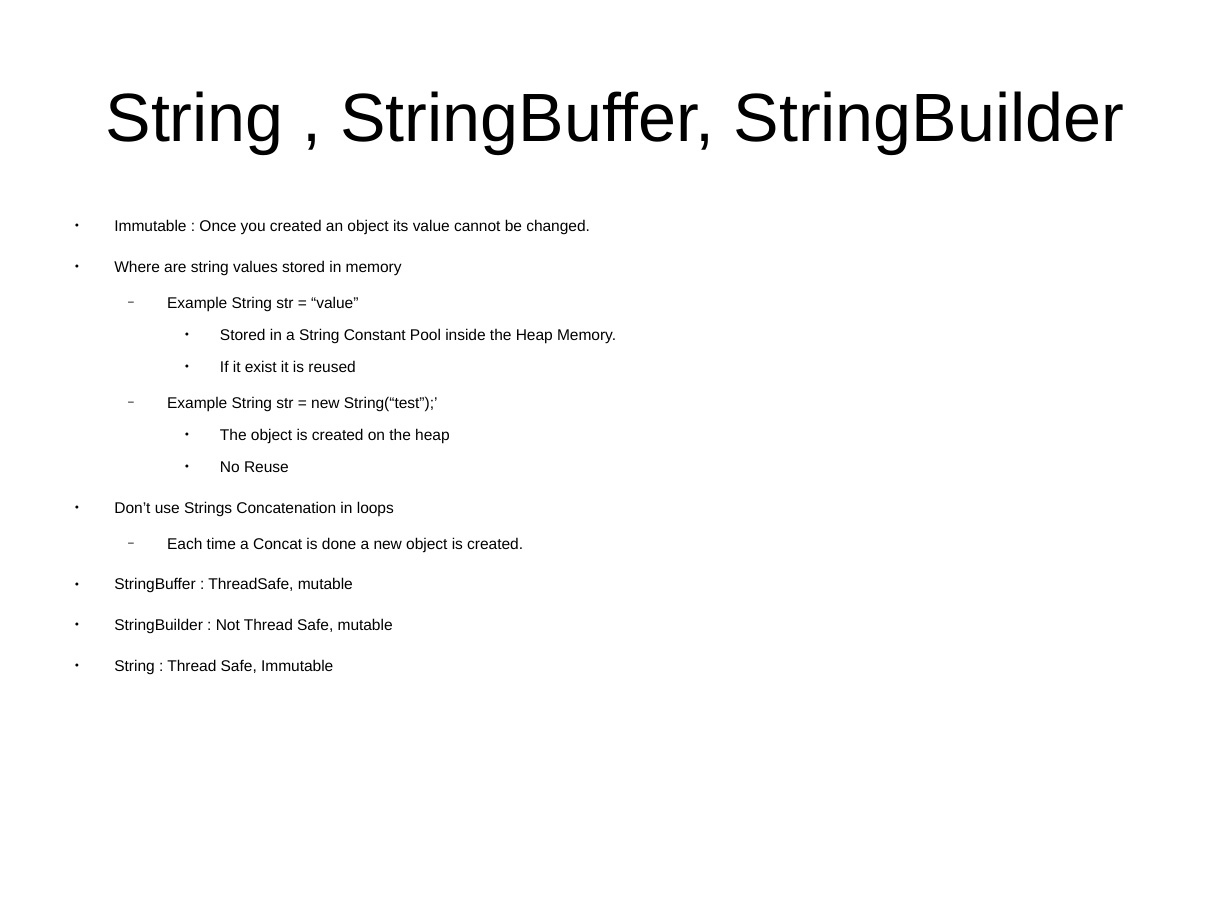
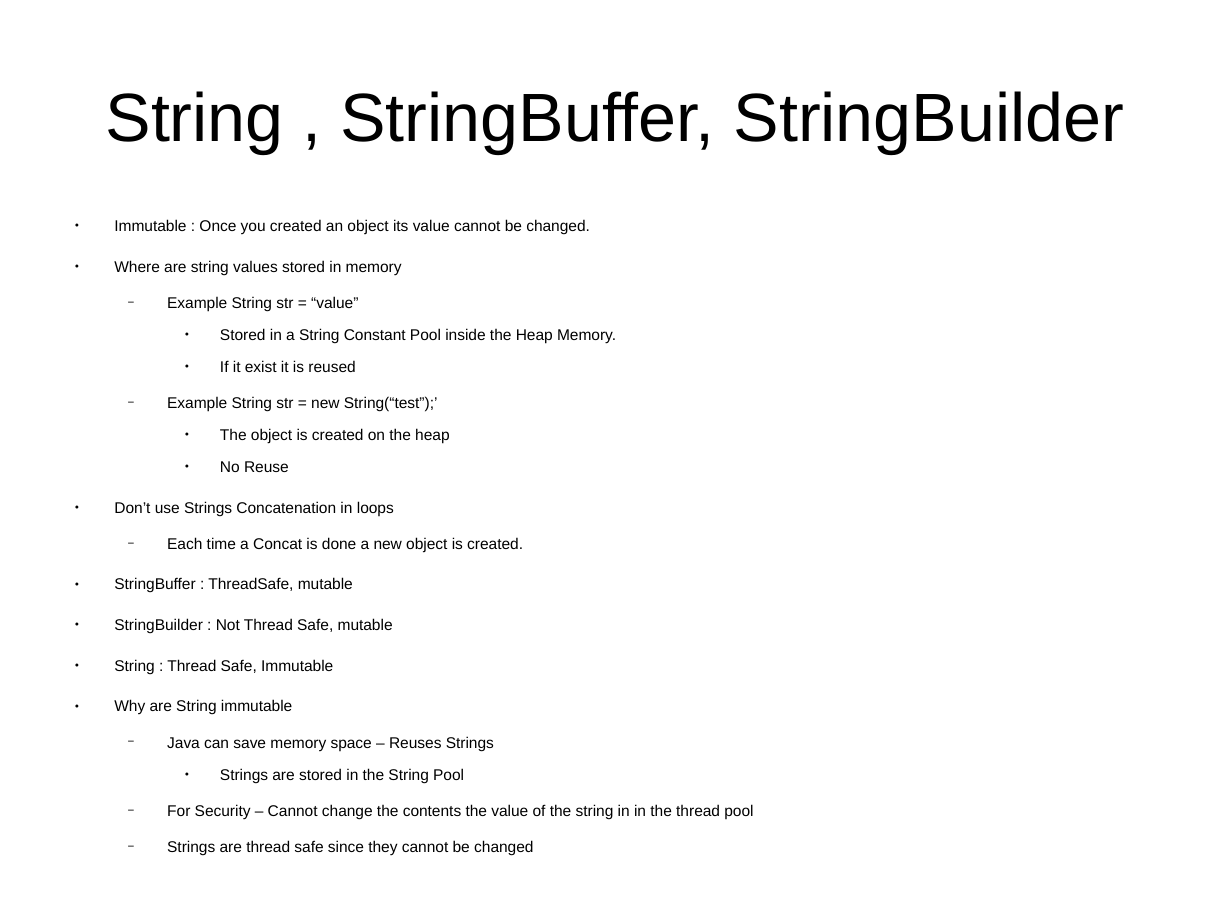
Before and after one commit to CharlesStockman/notesFromCourses, a slide deck: slide 8 of java/core/01_core.odp. Drawn at 1232x924 pixels with LibreOffice and Linux fonts; fonts in the diff are those of the drawing. Boxes give left, top, right and bottom in pixels: in the first picture for what was removed or moved away, otherwise in the second. Text is boxed around its words. In the diff, an @@ line names an element or a change of style, - is before the commit and + after.

```diff
--- a/java/core/01_core.odp
+++ b/java/core/01_core.odp
@@ text at <box>114,699,753,855</box>: paragraphs added @@
+● Why are String immutable
+  − Java can save memory space – Reuses Strings
+    ● Strings are stored in the String Pool
+  − For Security – Cannot change the contents the value of the string in in the thread pool
+  − Strings are thread safe since they cannot be changed
```
Also in this commit, not shown: 6 other slides changed, 6 slides added, 14 other files.
